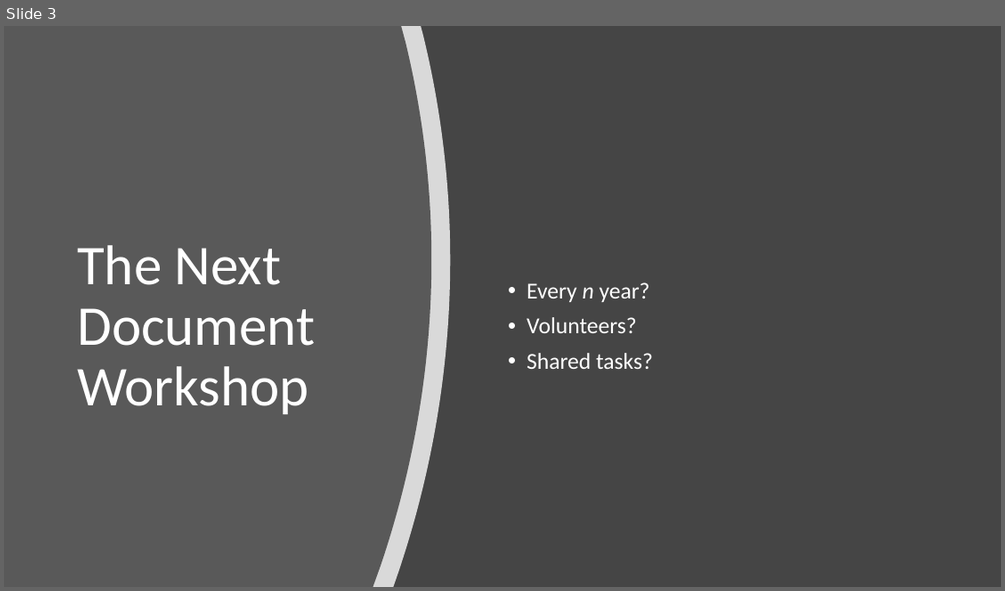
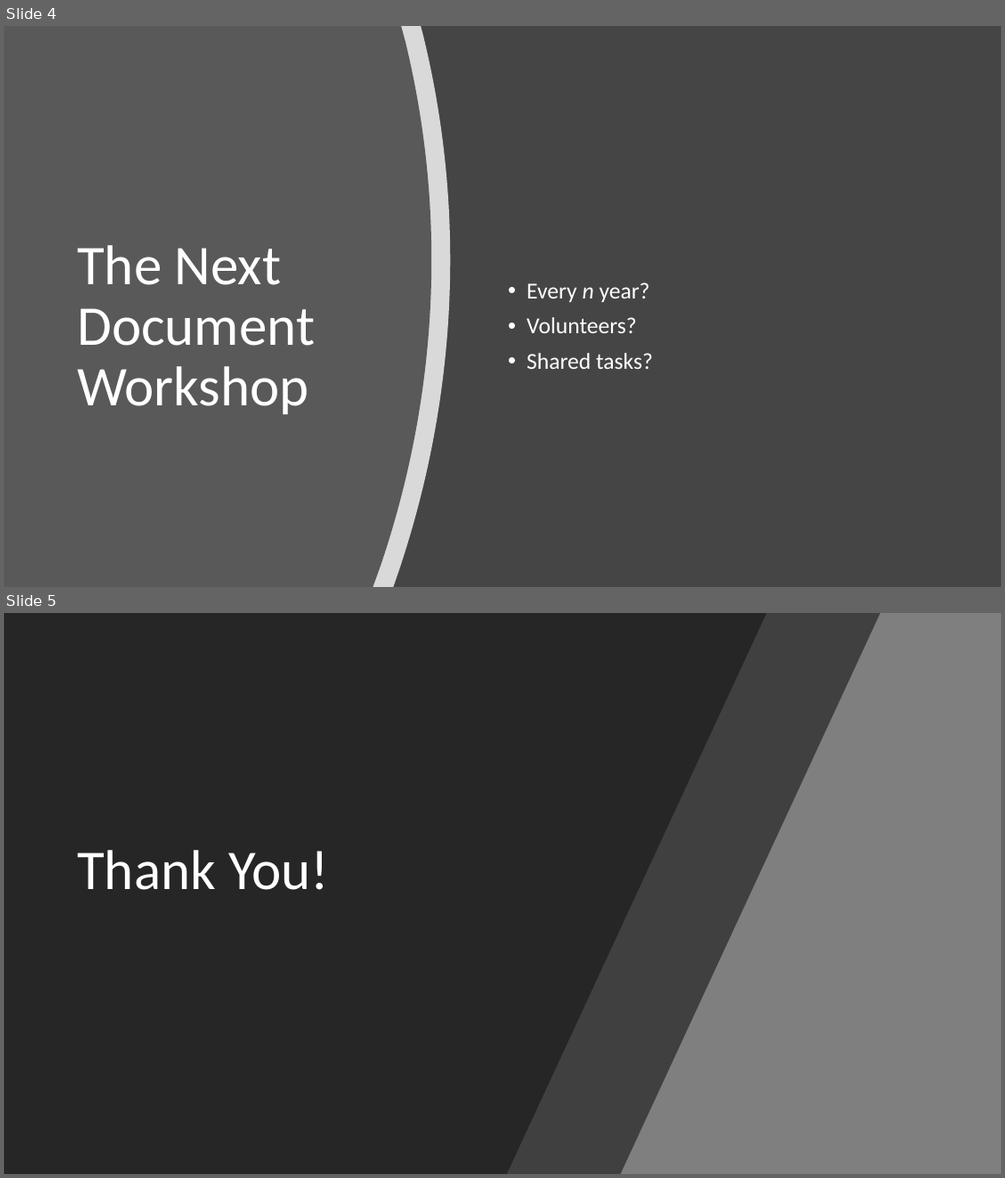
Before and after one commit to document-intelligence/DI-2022, a slide deck: files/DI-2021 Closing.pptx. Shown one above the other, each under a label of ours: slide 3 before the commit, slides 4 and 5 after it. The pictures are 1005x591 and 1005x1178 pixels, drawn with LibreOffice and Linux fonts; fonts in the diff are those of the drawing. Boxes give left, top, right and bottom in pixels: in the first picture for what was removed or moved away, otherwise in the second. Text is boxed around its words. In the diff, an @@ line names an element or a change of style, - is before the commit and + after.

```diff
--- a/files/DI-2021 Closing.pptx
+++ b/files/DI-2021 Closing.pptx
@@ slide 5 added at (4,613,1001,1174), background #7C7C7C @@
@@ rectangle added at (4,613,1001,1174), fill #7F7F7F @@
@@ freeform shape added at (4,613,767,1174), fill #262626 @@
@@ freeform shape added at (105,613,881,1174), fill #262626 at 70% opacity @@
@@ title added at (77,850,329,890), 54 pt, text #FFFFFF @@
+Thank You!
@@ what was slide 3 is now slide 4 @@
```
Also in this commit, not shown: 1 other slide added.
